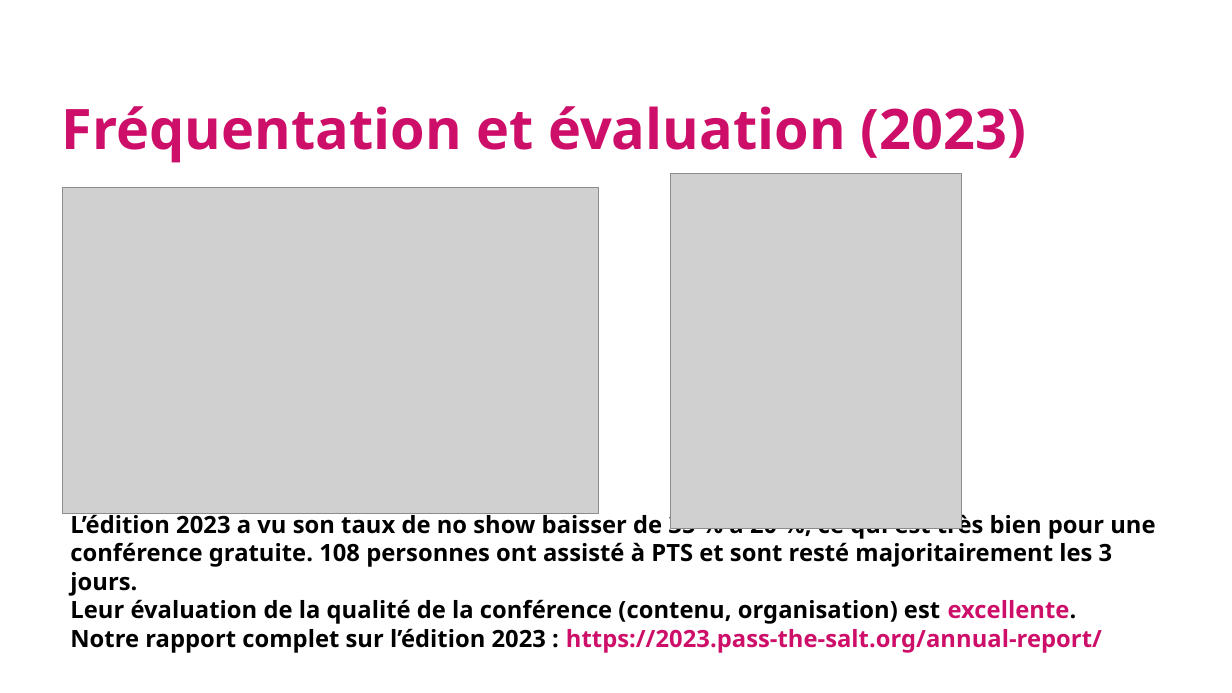
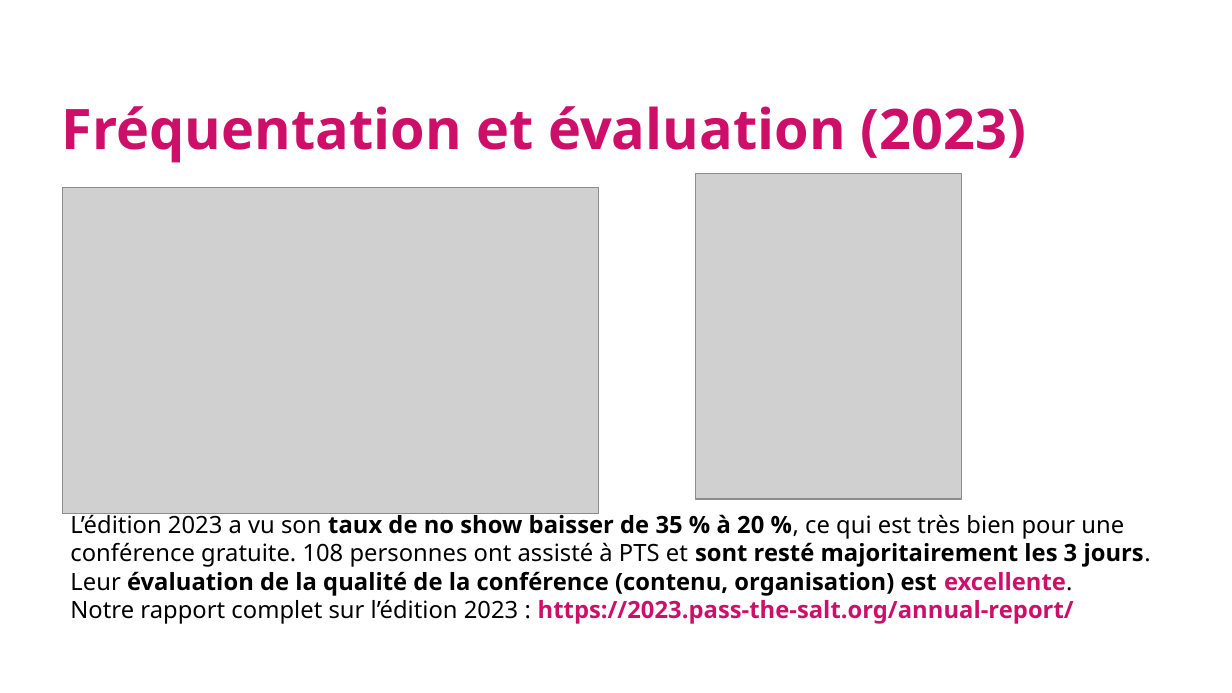
Before and after one commit to pass-the-salt/2024-communication, a slide deck: slide 3 of sponsoring/dossier-sponsoring-2024.odp. Drawn at 1232x693 pixels with LibreOffice and Linux fonts; fonts in the diff are those of the drawing; grey boxes stand for pictures; background and template pictures are left out. Boxes give left, top, right and bottom in pixels: in the first picture for what was removed or moved away, otherwise in the second. Text is boxed around its words. In the diff, an @@ line names an element or a change of style, - is before the commit and + after.

```diff
--- a/sponsoring/dossier-sponsoring-2024.odp
+++ b/sponsoring/dossier-sponsoring-2024.odp
@@ picture: place and size @@
-picture at [671,173,961,529]
+picture at [695,173,961,499]
@@ text "L’édition 2023 a vu son ..." at [70,511,1151,624]: bold off in "L’édition 2023 a vu son %, ce ..." @@
```
Also in this commit, not shown: 2 other slides changed, 5 other files.
